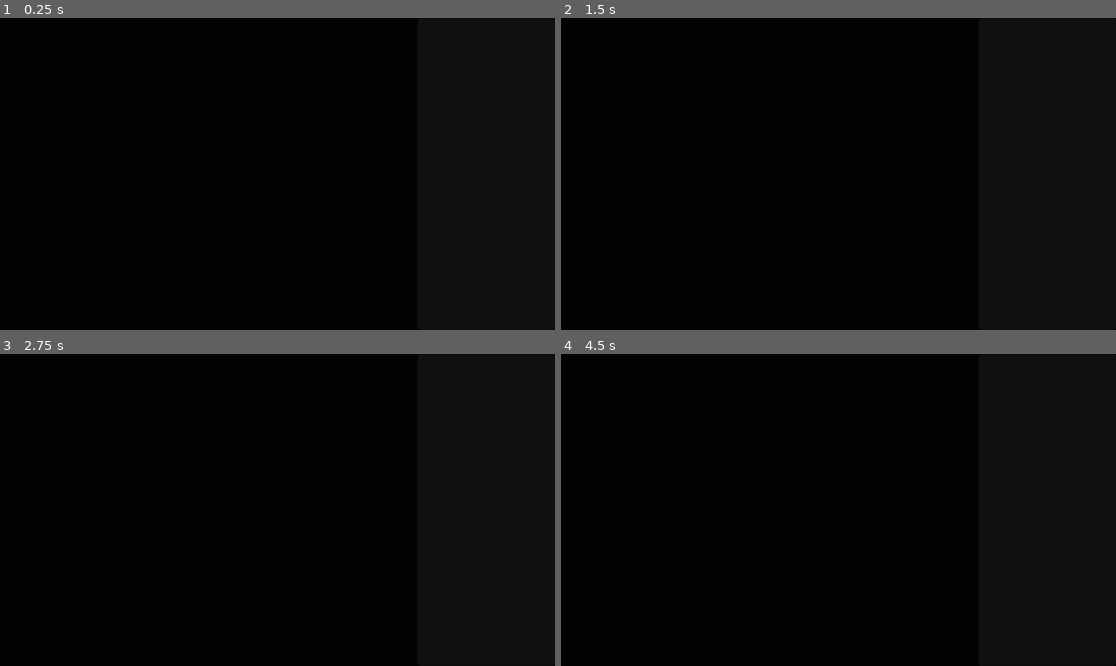
Above: before the commit, frames 1-4 (two rows, left to right).
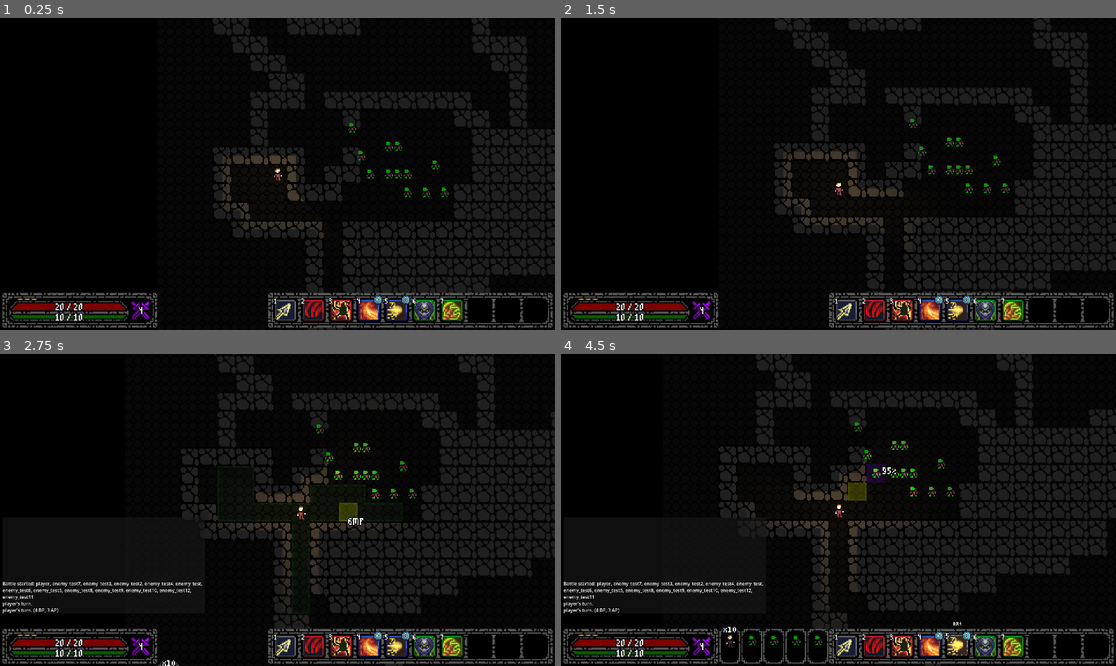
Above: after the commit, the same moments.

Repository: E-Rodowicz/Project-Fantasy
Game: Godot game, scene res://scenes/levels/test_area.tscn
The game is run twice, just before and just after one commit, with the same random seed, the same clock (stepped at 60 frames per second) and the same inputs.
Inputs:
- Up to frame 1 (0.25 s): no input
- Up to frame 2 (1.5 s): tap Enter at 0.5 s; hold Right (ui_right) 0.53-1.28 s; tap 0 (ability_0) at 0.6 s; tap Space (precise_move) at 1.25 s; hold Down (ui_down) from 1.28 s (still down); tap 1 (ability_1) at 1.35 s
- Up to frame 3 (2.75 s): release Down (ui_down) at 2.03 s; hold Right (ui_right) from 2.03 s (still down); tap 2 (ability_2) at 2.1 s
- Up to frame 4 (4.5 s): release Right (ui_right) at 2.78 s; hold Up (ui_up) 2.78-3.53 s; tap 3 (ability_3) at 2.85 s; hold Left (ui_left) from 3.53 s (still down); tap 4 (ability_4) at 3.6 s; tap 5 (ability_5) at 4.35 s

The runs differ from the first frame. In frame 1, 13% of the frame differs, in the area x 0-100%, y 0-100%; in frame 2, 13%; in frame 3, 15%; in frame 4, 17%.
Error before the commit: Parse Error: Expected indented block after function declaration. (res://scenes/gui/turn_order_screen.gd:93)

Commit message:
Continued work on turn-order screen
Fixed a crash, also added/made some art for the screen. looks a bit barren for now, will need to be changed. Also fixed positioning and scale of items in the screen so they are usuable.

Diff:
--- a/scenes/gui/turn_order_screen.gd
+++ b/scenes/gui/turn_order_screen.gd
@@ -13,8 +13,8 @@
 const CARD_WIDTH: int = 18
 const CARD_HEIGHT: int = 30
 const PORTRAIT_POS: Vector2 = Vector2(9, 10)
-const CARD_GAP_X: int = 4
-const CARD_GAP_Y: int = 4
+const CARD_GAP_X: int = 12
+const CARD_GAP_Y: int = 3
 const BADGE_Y: int = -5
 const BADGE_PREFIX: String = "x"
 const SELECTED_TINT: Color = Color.YELLOW
@@ -22,12 +22,21 @@
 # Only matters if speeds ever stop being whole numbers and the cycle gets very long.
 const MAX_CYCLE_TURNS: int = 300
 
+# --- SLIDE ---
+const NATIVE_HEIGHT: int = 270
+const PANEL_Y: int = 8
+const SLIDE_IN_TIME: float = 0.25
+const SLIDE_OUT_TIME: float = 0.18
+
 # --- NODES ---
-@onready var order_scroll: ScrollContainer = $root/layout/order_scroll
-@onready var order_grid: GridContainer = $root/layout/order_scroll/order_grid
-@onready var info_portrait: TextureRect = $root/layout/info_panel/info_vbox/info_portrait
-@onready var info_name: Label = $root/layout/info_panel/info_vbox/info_name
-@onready var info_body: Label = $root/layout/info_panel/info_vbox/info_body
+@onready var panel: TextureRect = $panel
+@onready var order_scroll: ScrollContainer = $panel/margins/layout/order_scroll
+@onready var order_grid: GridContainer = $panel/margins/layout/order_scroll/order_grid
+@onready var info_portrait: TextureRect = $panel/margins/layout/info_panel/info_vbox/info_portrait
+@onready var info_name: Label = $panel/margins/layout/info_panel/info_vbox/info_name
+@onready var info_body: Label = $panel/margins/layout/info_panel/info_vbox/info_body
+
+var panel_tween: Tween = null
 
 # --- STATE ---
 var is_open: bool = false
@@ -42,6 +51,7 @@
 	order_grid.add_theme_constant_override("h_separation", CARD_GAP_X * card_scale)
 	order_grid.add_theme_constant_override("v_separation", CARD_GAP_Y * card_scale)
 	visible = false
+	panel.position.y = NATIVE_HEIGHT
 
 # --- INPUT ---
 # _input runs before _unhandled_input anywhere in the game, and nodes in the level scene receive it
@@ -76,20 +86,162 @@
 
 # Order cannot change while it is open, so no live refreshing. It can only open on player's turn.
 func _can_open() -> bool:
-	return BattleManager.active and BattleManager.turn_order != null and BattleManager != null
+	return BattleManager.active and BattleManager.turn_order != null and BattleManager.player_turn != null
 
 func _open() -> void:
+	BattleManager.input_locked = true
 	is_open = true
 	visible = true
 	_build()
 	order_scroll.scroll_vertical = 0
 	_select(0)
+	_slide_panel(float(PANEL_Y), SLIDE_IN_TIME, Tween.EASE_OUT)
 
 func _close() -> void:
 	is_open = false
-	visible = false
+	_slide_panel(float(NATIVE_HEIGHT), SLIDE_OUT_TIME, Tween.EASE_IN)
+	panel_tween.tween_callback(func(): visible = false)
+
+	# Hold the lock until the key that closed us has stopped counting as "just pressed".
+	await get_tree().physics_frame
+	await get_tree().physics_frame
+	# If T was pressed again during those frames, we've reopened - keep the lock.
+	if not is_open:
+		BattleManager.input_locked = false
+
+# Starts from wherever the panel is right now, so pressing T again halfway through
+# a slide reverses it smoothly instead of snapping.
+func _slide_panel(target_y: float, duration: float, ease_type: Tween.EaseType) -> void:
+	# kill() stops the old tween dead, including its "hide when done" callback, so
+	# reopening mid-close can't have the screen vanish on you a moment later.
+	if panel_tween != null and panel_tween.is_valid():
+		panel_tween.kill()
+	panel_tween = create_tween()
+	panel_tween.tween_method(
+		func(v: float): panel.position.y = roundf(v),
+		panel.position.y, target_y, duration
+	).set_trans(Tween.TRANS_CUBIC).set_ease(ease_type)
 
 # --- BUILDING ---
 func _build() -> void:
 	# remove_child first: queue_free alone leaves the old cards in the grid until the end of the
 	# frame, so the grid would lay out old and new together for one frame.
+	for child in order_grid.get_children():
+		order_grid.remove_child(child)
+		child.queue_free()
+	cards.clear()
+
+	raw_turns.clear()
+	if is_instance_valid(BattleManager.current_combatant):
+		raw_turns.append(BattleManager.current_combatant)
+	raw_turns.append_array(BattleManager.turn_order.peek_cycle(MAX_CYCLE_TURNS))
+
+	entries = CombatantInfo.collapse_runs(raw_turns)
+	for entry in entries:
+		var card: Control = _make_card(entry)
+		order_grid.add_child(card)
+		cards.append(card)
+
+func _make_card(entry: Dictionary) -> Control:
+	var card_size: Vector2 = Vector2(CARD_WIDTH * card_scale, CARD_HEIGHT * card_scale)
+	var card: Control = Control.new()
+	card.custom_minimum_size = card_size
+	card.mouse_filter = Control.MOUSE_FILTER_IGNORE
+
+	if card_background != null:
+		var bg: TextureRect = TextureRect.new()
+		bg.texture = card_background
+		bg.expand_mode = TextureRect.EXPAND_IGNORE_SIZE
+		bg.stretch_mode = TextureRect.STRETCH_SCALE
+		bg.size = card_size
+		card.add_child(bg)
+
+	var portrait_texture: Texture2D = CombatantInfo.get_portrait(entry["combatant"])
+	if portrait_texture != null:
+		var portrait: TextureRect = TextureRect.new()
+		portrait.texture = portrait_texture
+		portrait.expand_mode = TextureRect.EXPAND_IGNORE_SIZE
+		portrait.stretch_mode = TextureRect.STRETCH_SCALE
+		portrait.size = portrait_texture.get_size() * card_scale
+		# PORTRAIT_POS is the portrait's centre, same as the mini cards.
+		var top_left: Vector2 = PORTRAIT_POS * card_scale - portrait.size / 2.0
+		portrait.position = Vector2(roundf(top_left.x), roundf(top_left.y))
+		card.add_child(portrait)
+
+	if entry["count"] > 1:
+		var badge: Label = Label.new()
+		badge.text = BADGE_PREFIX + str(entry["count"])
+		badge.horizontal_alignment = HORIZONTAL_ALIGNMENT_CENTER
+		badge.position = Vector2(0, BADGE_Y * card_scale)
+		badge.size = Vector2(card_size.x, 0)
+		if card_font != null:
+			badge.add_theme_font_override("font", card_font)
+			badge.add_theme_font_size_override("font_size", badge_font_size)
+		badge.add_theme_color_override("font_color", Color.WHITE)
+		badge.add_theme_color_override("font_outline_color", Color.BLACK)
+		badge.add_theme_constant_override("outline_size", 8)
+		card.add_child(badge)
+
+	return card
+
+# --- SELECTION ---
+func _select(index: int) -> void:
+	if cards.is_empty():
+		return
+	selected = clampi(index, 0, cards.size() - 1)
+	for i in range(cards.size()):
+		cards[i].modulate = SELECTED_TINT if i == selected else Color.WHITE
+	# Scrolls just far enough to have the cards in view.
+	order_scroll.ensure_control_visible(cards[selected])
+	_update_info_panel()
+
+# --- INFO PANEL ---
+func _update_info_panel() -> void:
+	var entry: Dictionary = entries[selected]
+	if not is_instance_valid(entry["combatant"]):
+		info_name.text = ""
+		info_body.text = ""
+		info_portrait.texture = null
+		return
+	var combatant: Node = entry["combatant"]
+
+	info_name.text = CombatantInfo.get_display_name(combatant)
+
+	var tex: Texture2D = CombatantInfo.get_portrait(combatant)
+	info_portrait.texture = tex
+	if tex != null:
+		info_portrait.custom_minimum_size = tex.get_size() * info_portrait_scale
+
+	var text: String = ""
+
+	# Timing specific to this card, not combatant in general.
+	var start: int = entry["start"]
+	if start == 0:
+		text += "Acting now\n"
+	elif start == 1:
+		text += "Next up\n"
+	else:
+		text += "In " + str(start) + " turns\n"
+	if entry["count"] > 1:
+		text += str(entry["count"]) + " turns in a row\n"
+	text += "Turns per cycle: " + str(raw_turns.count(combatant)) + " of " + str(raw_turns.size()) + "\n\n"
+
+	# Stats.
+	var dodge: float = CombatantStats.dodge_chance_for(combatant)
+	if combatant.is_in_group("player"):
+		text += "Level: " + str(PlayerData.combat_level) + "\n"
+		text += "HP: " + str(PlayerData.current_hp) + " / " + str(PlayerData.max_hp) + "\n"
+		text += "Speed: " + str(PlayerData.speed) + "\n"
+	else:
+		var stats: CombatantStats = combatant.stats
+		text += "Level: " + str(stats.level) + "\n"
+		if "current_hp" in combatant:
+			text += "HP: " + str(combatant.current_hp) + " / " + str(stats.get_max_hp()) + "\n"
+		else:
+			text += "Max HP: " + str(stats.get_max_hp()) + "\n"
+		text += "Speed: " + str(stats.speed) + "\n"
+		text += "Movement: " + str(stats.get_movement_points()) + "\n"
+		text += "Damage: " + str(stats.base_damage_min) + "-" + str(stats.base_damage_max) + "\n"
+	text += "Dodge: " + str(int(roundf(dodge * 100.0))) + "%"
+
+	info_body.text = text
--- a/scenes/gui/turn_order_screen.tscn
+++ b/scenes/gui/turn_order_screen.tscn
@@ -1,62 +1,69 @@
 [gd_scene format=3 uid="uid://b3c86wl4oqvqj"]
 
 [ext_resource type="Script" uid="uid://ckbmb8p2ixgmr" path="res://scenes/gui/turn_order_screen.gd" id="1_1kc5x"]
+[ext_resource type="Texture2D" uid="uid://swprkvhyduk5" path="res://assets/sprites/gui/turn_order_bg_full.png" id="2_0hsf6"]
+[ext_resource type="Texture2D" uid="uid://dxwa8ommo52oa" path="res://assets/sprites/gui/general_ui_bg.png" id="2_1qff8"]
+[ext_resource type="FontFile" uid="uid://bsmt0howxder3" path="res://assets/fonts/pixel-font-height-5.ttf" id="3_cx80b"]
+
+[sub_resource type="Theme" id="Theme_1qff8"]
+default_font = ExtResource("3_cx80b")
+default_font_size = 6
 
 [node name="turn_order_screen" type="CanvasLayer" unique_id=1514097611]
 layer = 10
 scale = Vector2(4, 4)
 transform = Transform2D(4, 0, 0, 4, 0, 0)
 script = ExtResource("1_1kc5x")
-card_scale = null
-badge_font_size = null
-info_portrait_scale = null
+card_background = ExtResource("2_0hsf6")
+card_font = ExtResource("3_cx80b")
 
-[node name="root" type="Control" parent="." unique_id=1709160212]
-custom_minimum_size = Vector2(480, 270)
-layout_mode = 3
-anchors_preset = 0
+[node name="panel" type="TextureRect" parent="." unique_id=920311993]
+offset_left = 8.0
+offset_top = 8.0
+offset_right = 472.0
+offset_bottom = 230.0
+texture = ExtResource("2_1qff8")
 
-[node name="background" type="ColorRect" parent="root" unique_id=13086441]
+[node name="margins" type="MarginContainer" parent="panel" unique_id=582042979]
 layout_mode = 1
 anchors_preset = 15
 anchor_right = 1.0
 anchor_bottom = 1.0
 grow_horizontal = 2
 grow_vertical = 2
-color = Color(0.011764706, 0.011764706, 0.011764706, 1)
+theme_override_constants/margin_left = 14
+theme_override_constants/margin_top = 14
+theme_override_constants/margin_right = 14
+theme_override_constants/margin_bottom = 14
 
-[node name="layout" type="HBoxContainer" parent="root" unique_id=171057957]
-layout_mode = 1
-anchors_preset = 15
-anchor_right = 1.0
-anchor_bottom = 1.0
-grow_horizontal = 2
-grow_vertical = 2
+[node name="layout" type="HBoxContainer" parent="panel/margins" unique_id=171057957]
+layout_mode = 2
 
-[node name="order_scroll" type="ScrollContainer" parent="root/layout" unique_id=825283185]
+[node name="order_scroll" type="ScrollContainer" parent="panel/margins/layout" unique_id=825283185]
 layout_mode = 2
 size_flags_horizontal = 3
-size_flags_stretch_ratio = 3.0
+size_flags_stretch_ratio = 2.0
 
-[node name="order_grid" type="GridContainer" parent="root/layout/order_scroll" unique_id=767527425]
+[node name="order_grid" type="GridContainer" parent="panel/margins/layout/order_scroll" unique_id=767527425]
 layout_mode = 2
 size_flags_horizontal = 4
 
-[node name="info_panel" type="PanelContainer" parent="root/layout" unique_id=811497193]
+[node name="info_panel" type="PanelContainer" parent="panel/margins/layout" unique_id=811497193]
 layout_mode = 2
 size_flags_horizontal = 3
+theme = SubResource("Theme_1qff8")
 
-[node name="info_vbox" type="VBoxContainer" parent="root/layout/info_panel" unique_id=1664728819]
+[node name="info_vbox" type="VBoxContainer" parent="panel/margins/layout/info_panel" unique_id=1664728819]
 layout_mode = 2
 
-[node name="info_portrait" type="TextureRect" parent="root/layout/info_panel/info_vbox" unique_id=930313091]
+[node name="info_portrait" type="TextureRect" parent="panel/margins/layout/info_panel/info_vbox" unique_id=930313091]
 layout_mode = 2
 size_flags_horizontal = 4
 expand_mode = 1
 
-[node name="info_name" type="Label" parent="root/layout/info_panel/info_vbox" unique_id=1362966208]
+[node name="info_name" type="Label" parent="panel/margins/layout/info_panel/info_vbox" unique_id=1362966208]
 layout_mode = 2
 
-[node name="info_body" type="Label" parent="root/layout/info_panel/info_vbox" unique_id=813562668]
+[node name="info_body" type="Label" parent="panel/margins/layout/info_panel/info_vbox" unique_id=813562668]
 layout_mode = 2
 autowrap_mode = 2
--- a/scenes/levels/test_area.tscn
+++ b/scenes/levels/test_area.tscn
@@ -389,6 +389,7 @@
 tile_set = SubResource("TileSet_3gtxf")
 
 [node name="CanvasModulate" type="CanvasModulate" parent="." unique_id=789515644]
+visible = false
 color = Color(0, 0, 0, 1)
 
 [node name="CanvasLayer" type="CanvasLayer" parent="." unique_id=235790302]
@@ -410,6 +411,42 @@
 position = Vector2(120, 8)
 stats = ExtResource("8_1nhv1")
 
+[node name="enemy_test4" parent="." unique_id=1386034384 instance=ExtResource("7_3gtxf")]
+position = Vector2(112, -8)
+stats = ExtResource("8_1nhv1")
+
 [node name="enemy_test" parent="." unique_id=924134108 instance=ExtResource("7_3gtxf")]
 position = Vector2(152, 8)
 stats = ExtResource("8_1nhv1")
+
+[node name="enemy_test6" parent="." unique_id=482473172 instance=ExtResource("7_3gtxf")]
+position = Vector2(104, -32)
+stats = ExtResource("8_1nhv1")
+
+[node name="enemy_test5" parent="." unique_id=511299911 instance=ExtResource("7_3gtxf")]
+position = Vector2(144, -16)
+stats = ExtResource("8_1nhv1")
+
+[node name="enemy_test7" parent="." unique_id=520586494 instance=ExtResource("7_3gtxf")]
+position = Vector2(104, -8)
+stats = ExtResource("8_1nhv1")
+
+[node name="enemy_test8" parent="." unique_id=849765505 instance=ExtResource("7_3gtxf")]
+position = Vector2(88, -8)
+stats = ExtResource("8_1nhv1")
+
+[node name="enemy_test9" parent="." unique_id=1987801868 instance=ExtResource("7_3gtxf")]
+position = Vector2(80, -24)
+stats = ExtResource("8_1nhv1")
+
+[node name="enemy_test10" parent="." unique_id=907996196 instance=ExtResource("7_3gtxf")]
+position = Vector2(120, -8)
+stats = ExtResource("8_1nhv1")
+
+[node name="enemy_test11" parent="." unique_id=78002774 instance=ExtResource("7_3gtxf")]
+position = Vector2(72, -48)
+stats = ExtResource("8_1nhv1")
+
+[node name="enemy_test12" parent="." unique_id=385080239 instance=ExtResource("7_3gtxf")]
+position = Vector2(112, -32)
+stats = ExtResource("8_1nhv1")
--- a/scripts/autoloaders/BattleManager.gd
+++ b/scripts/autoloaders/BattleManager.gd
@@ -18,6 +18,9 @@
 var ap_rejected_cost: int = 0
 var mp_rejected: bool = false
 var overlay: BattleOverlay = null
+# While true, the player's turn ignores all input. Set by overlay screens like the turn
+# order screen so the keys they use don't also move the cursor underneath.
+var input_locked: bool = false
 
 func _ready() -> void:
 	process_mode = Node.PROCESS_MODE_ALWAYS
@@ -162,6 +165,7 @@
 	combatants.clear()
 	turn_order = null
 	current_combatant = null
+	input_locked = false
 
 func add_combatant(new_combatant: Node) -> void:
 	if new_combatant in combatants:
--- a/scripts/combat/combatant_turn.gd
+++ b/scripts/combat/combatant_turn.gd
@@ -138,6 +138,8 @@
 	if ai_controlled:
 		return
 	if animating:
+		return
+	if BattleManager.input_locked:
 		return
 	# Cursor movement is the same in both modes.
 	cursor_move_timer -= delta
--- a/turn_order_screen.gd
+++ /dev/null
@@ -1 +0,0 @@
-extends CanvasLayer
Binary file added: assets/sprites/gui/general_ui_bg.png
Not shown, added: assets/sprites/gui/general_ui_bg.png.import
Binary file added: assets/sprites/gui/turn_order_bg_full.png
Not shown, added: assets/sprites/gui/turn_order_bg_full.png.import
Not shown, removed: turn_order_screen.gd.uid
